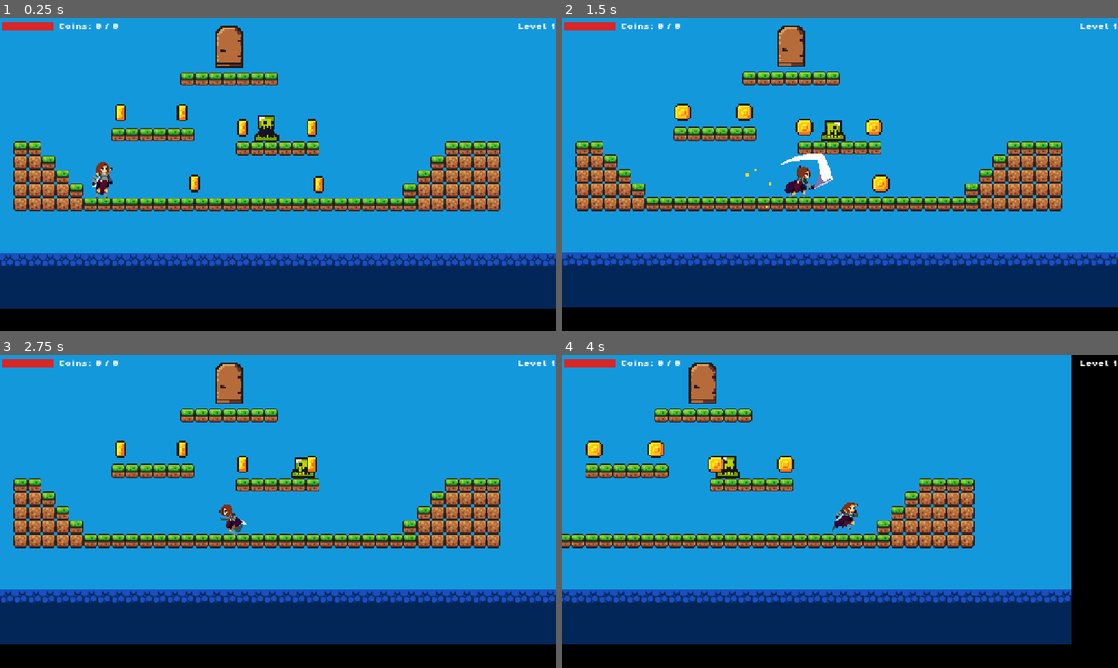
Above: before the commit, frames 1-4 (two rows, left to right).
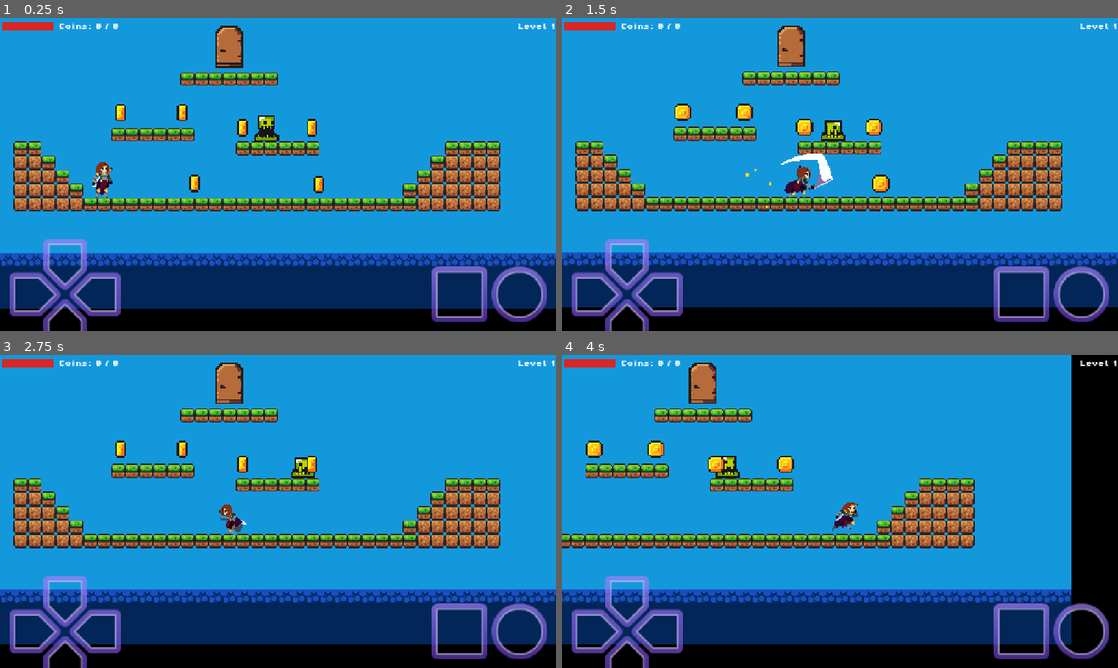
Above: after the commit, the same moments.

Repository: RazorRyan/PrincessCoinQuest
Game: Godot game, scene res://scenes/levels/forest_levels/Level01.tscn
Two runs of this game, one before a commit and one after it. Both use one fixed random seed, a clock stepped at 60 frames per second and the inputs below. This scene is started directly instead of the project's main scene. Sound files missing from this copy of the repository are replaced by a short silence.
Inputs (mouse positions are in pixels of both pictures, inside the frame that each line leads up to):
- Up to frame 1 (0.25 s): no input
- Up to frame 2 (1.5 s): tap Enter at 0.5 s; move the mouse to (962, 158) at 0.52 s; hold D (move_right) from 0.53 s (still down); tap J (attack) at 0.6, 1.35 s; click (962, 158) at 0.67 s; tap Space (jump) at 0.77 s; move the mouse to (728, 190) at 1.27 s
- Up to frame 3 (2.75 s): tap Space (jump) at 1.52 s; move the mouse to (333, 442) at 2.02 s; release D (move_right) at 2.03 s; hold A (move_left) from 2.03 s (still down); tap J (attack) at 2.1 s
- Up to frame 4 (4 s): move the mouse to (812, 574) at 2.77 s; release A (move_left) at 2.78 s; hold D (move_right) from 2.78 s (still down); tap J (attack) at 2.85, 3.6 s; click (812, 574) at 2.92 s; tap Space (jump) at 3.02, 3.77 s; move the mouse to (1006, 558) at 3.52 s

The runs differ from the first frame. In frame 1, 3.2% of the frame differs, in the area x 1-99%, y 70-100%; in frame 2, 3.2%; in frame 3, 3.2%; in frame 4, 3.2%.
Error in both runs: Invalid assignment of property or key 'text' with value of type 'String' on a base object of type 'null instance'. (res://scripts/ui/Hud.gd:22)

Commit message:
Fix annoyly small buttons and lvl 1 missing buttons

Diff:
--- a/src/project.godot
+++ b/src/project.godot
@@ -28,11 +28,9 @@
 window/size/viewport_width=1280
 window/size/viewport_height=720
 window/size/mode=2
-; window/size/borderless=true
 window/size/window_width_override=1152
 window/size/window_height_override=648
 window/stretch/mode="canvas_items"
-; window/stretch/aspect="expand"
 
 [input]
 
--- a/src/scenes/levels/forest_levels/Level01.tscn
+++ b/src/scenes/levels/forest_levels/Level01.tscn
@@ -250,5 +250,3 @@
 position_smoothing_speed = 8.0
 
 [node name="MobileControls" parent="." unique_id=1900000001 instance=ExtResource("9_mobctrl")]
-scale = Vector2(1.5, 1.5)
-transform = Transform2D(1.5, 0, 0, 1.5, 0, 0)
--- a/src/scripts/ui/MobileControls.gd
+++ b/src/scripts/ui/MobileControls.gd
@@ -9,22 +9,32 @@
 func _ready() -> void:
 	var vp := get_viewport().get_visible_rect().size
 
+	# Scale all controls 2× for visibility on modern phone displays (e.g. Samsung S25).
+	# Do NOT scale the CanvasLayer itself — that shifts children away from screen edges.
+	$DpadSprite.scale = Vector2(2.0, 2.0)
+	$BtnLeft.scale    = Vector2(2.0, 2.0)
+	$BtnRight.scale   = Vector2(2.0, 2.0)
+	$BtnAttack.scale  = Vector2(2.0, 2.0)
+	$BtnJump.scale    = Vector2(2.0, 2.0)
+
 	# ── Left side: d-pad ────────────────────────────────────────────────────────
 	# DpadSprite is a Sprite2D whose origin is its centre.
-	# BtnLeft / BtnRight are TouchScreenButton with an invisible shape whose
-	# hit-box is centred on the node's position.
-	# 20 px padding from left and bottom edges.
-	var dpad_cx := 80.0
-	var dpad_cy := vp.y - 130.0
+	# At scale 2× the rendered half-height ≈ 64 px → centre 84 px from bottom
+	# (64 px half-height + 20 px padding = 84 px).
+	# BtnLeft / BtnRight shapes are 38×77 local units → 76×154 effective at scale 2.
+	var dpad_cx := 150.0
+	var dpad_cy := vp.y - 84.0
 	$DpadSprite.position = Vector2(dpad_cx, dpad_cy)
-	$BtnLeft.position    = Vector2(dpad_cx - 19.0, dpad_cy)
-	$BtnRight.position   = Vector2(dpad_cx + 19.0, dpad_cy)
+	$BtnLeft.position    = Vector2(dpad_cx - 38.0, dpad_cy)
+	$BtnRight.position   = Vector2(dpad_cx + 38.0, dpad_cy)
 
 	# ── Right side: action buttons ───────────────────────────────────────────────
-	# BtnAttack / BtnJump are TouchScreenButton with a texture_normal.
-	# For textured TouchScreenButtons the position is the top-left corner.
-	# Buttons are 64×64 px at scale 0.6 → ~38 px rendered.
-	# Laid out side-by-side with 8 px gap; 20 px padding from right and bottom.
-	var btn_y    := vp.y - 130.0          # top-left y  (raised from bottom)
-	$BtnAttack.position = Vector2(vp.x - 148.0, btn_y)   # square (left)
-	$BtnJump.position   = Vector2(vp.x - 58.0,  btn_y)   # circle (right)
+	# BtnAttack / BtnJump have a 64×64 texture; at scale 2× they render as 128×128.
+	# Position is the top-left corner of the scaled button.
+	# 20 px padding from right and bottom edges; 10 px gap between buttons.
+	var btn_size := 128.0
+	var btn_gap  := 10.0
+	var pad      := 20.0
+	var btn_y    := vp.y - btn_size - pad
+	$BtnAttack.position = Vector2(vp.x - btn_size * 2.0 - btn_gap - pad, btn_y)  # square (left)
+	$BtnJump.position   = Vector2(vp.x - btn_size - pad,                  btn_y)  # circle (right)
Not shown, changed: src/export_presets.cfg
